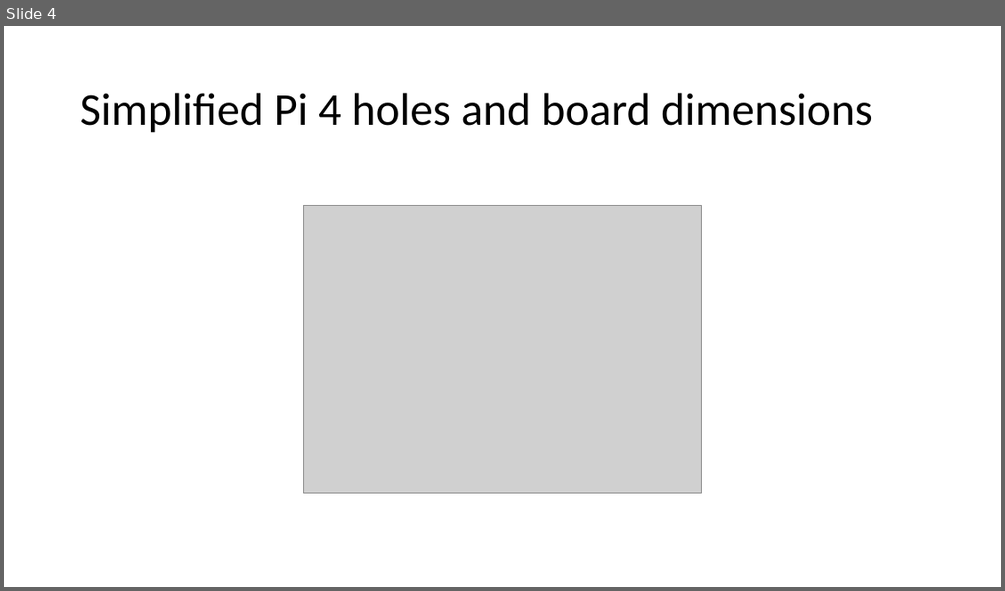
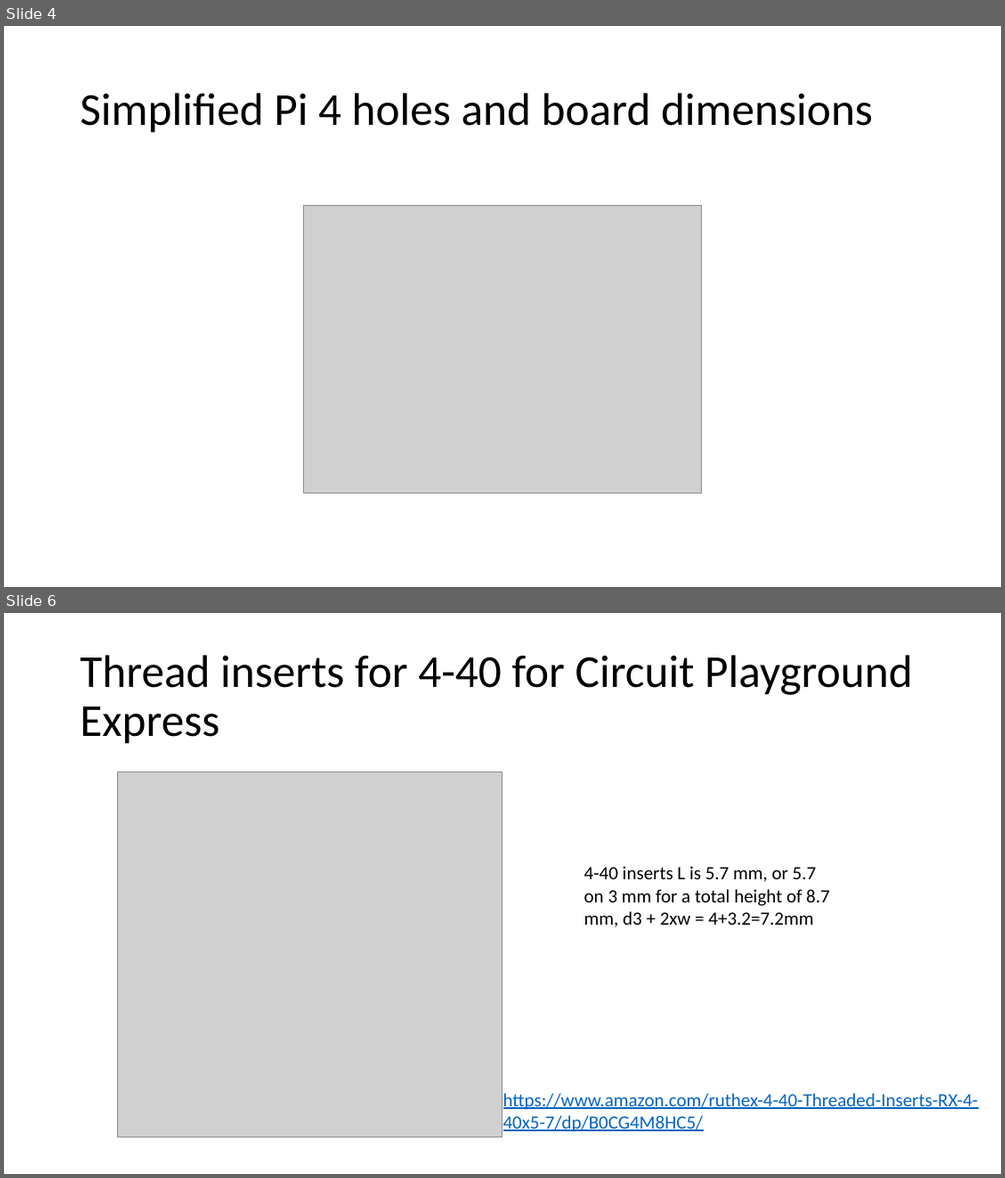
Before and after one commit to lafefspietz/pi-wood-bracket, a slide deck: Pi Bracket to Mount to Wood.pptx. Shown one above the other, each under a label of ours: slide 4 before the commit, slides 4 and 6 after it; the slides between them are not shown. The pictures are 1005x591 and 1005x1178 pixels, drawn with LibreOffice and Linux fonts; fonts in the diff are those of the drawing; grey boxes stand for pictures. Boxes give left, top, right and bottom in pixels: in the first picture for what was removed or moved away, otherwise in the second. Text is boxed around its words. In the diff, an @@ line names an element or a change of style, - is before the commit and + after.

```diff
--- a/Pi Bracket to Mount to Wood.pptx
+++ b/Pi Bracket to Mount to Wood.pptx
@@ slide 6 added at (4, 613, 1001, 1174), background #FFFFFF @@
@@ title added at (80, 655, 913, 744), 44 pt, text #000000 @@
+Thread inserts for 4-40 for Circuit Playground Express
@@ picture added at (118, 772, 502, 1137) @@
@@ text added at (584, 866, 830, 927), 18 pt, text #000000 @@
+4-40 inserts L is 5.7 mm, or 5.7 on 3 mm for a total height of 8.7 mm, d3 + 2xw = 4+3.2=7.2mm
@@ text added at (503, 1093, 979, 1132), 18 pt, text #0563C1, underline @@
+https://www.amazon.com/ruthex-4-40-Threaded-Inserts-RX-4-40x5-7/dp/B0CG4M8HC5/
```
Also in this commit, not shown: 1 other slide added, 1 slide removed, 7 other files.
